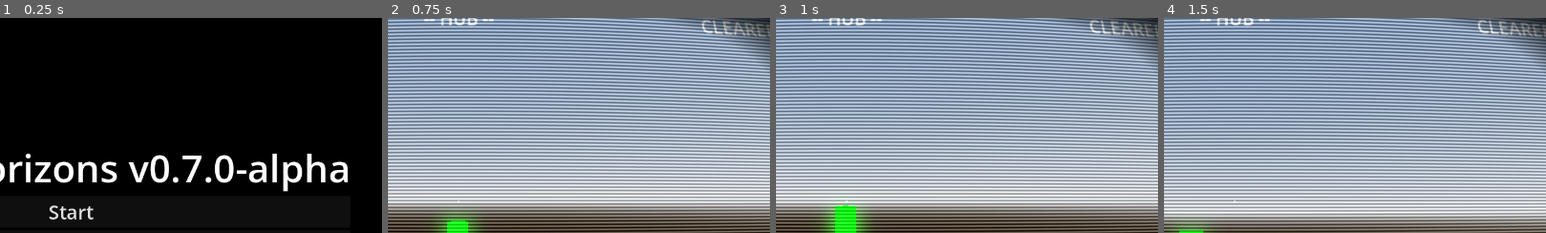
Above: before the commit, frames 1-4 (left to right).
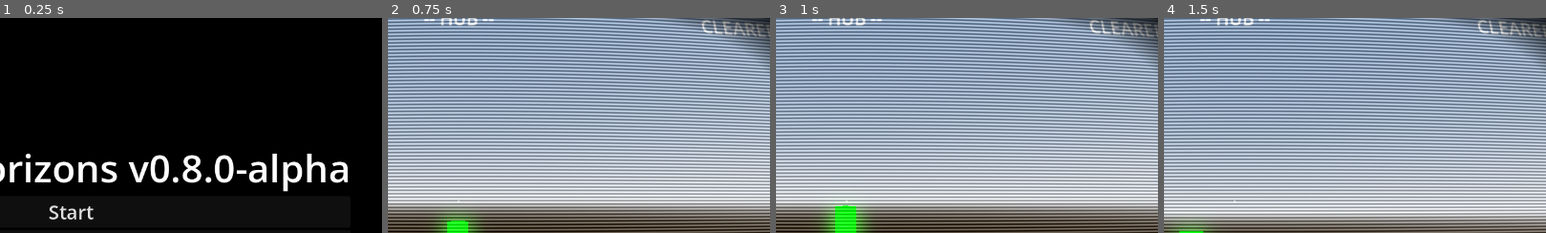
Above: after the commit, the same moments.

Repository: EnderiousGaming/R0-0TRoguelike
Game: Godot game, scene res://scenes/main_menu.tscn
The game is run twice, just before and just after one commit, with the same random seed, the same clock (stepped at 60 frames per second) and the same inputs.
Inputs (mouse positions are % of the whole screen's width and height, from its top left):
- Up to frame 1 (0.25 s): no input
- Up to frame 2 (0.75 s): click "Start" at 0.5 s
- Up to frame 3 (1 s): no input
- Up to frame 4 (1.5 s): tap Enter (ui_accept) at 1.25 s; move the mouse to (55, 50) at 1.27 s; press the mouse at (55, 50) at 1.28 s; hold Up (ui_up) from 1.28 s (still down)
The pictures show only the part of the screen within x 41-91%, y 7-57%; the shares and areas given below are measured in that part.

The runs differ from the first frame. In frame 1, 0.4% of the frame differs, in the area x 47-53%, y 63-77%; in frame 2, nothing differs; in frame 3, nothing differs; in frame 4, nothing differs.

Commit message:
Added damage indicators

Diff:
--- /dev/null
+++ b/scenes/damage_number.tscn
@@ -0,0 +1,10 @@
+[gd_scene format=3 uid="uid://bq6l7d7sl3wk6"]
+
+[ext_resource type="Script" uid="uid://l07d0ve7qnoc" path="res://scripts/damage_number.gd" id="1_aie4f"]
+
+[node name="DamageNumber" type="Label3D" unique_id=966419938]
+billboard = 1
+no_depth_test = true
+modulate = Color(1, 1, 0, 1)
+text = "100"
+script = ExtResource("1_aie4f")
--- a/scenes/main_menu.tscn
+++ b/scenes/main_menu.tscn
@@ -47,7 +47,7 @@
 [node name="Label" type="Label" parent="VBoxContainer" unique_id=1014888646]
 layout_mode = 2
 theme_override_font_sizes/font_size = 64
-text = "Glitched Horizons v0.7.0-alpha"
+text = "Glitched Horizons v0.8.0-alpha"
 
 [node name="StartButton" type="Button" parent="VBoxContainer" unique_id=1886776590]
 layout_mode = 2
--- /dev/null
+++ b/scripts/damage_number.gd
@@ -0,0 +1,11 @@
+extends Label3D
+
+func animate():
+	var tween = create_tween()
+
+	# Use global_position here so it animates from wherever the enemy spawned it
+	tween.tween_property(self, "global_position", global_position + Vector3(0, 2, 0), 0.5)
+
+	tween.parallel().tween_property(self, "modulate:a", 0.0, 0.5)
+
+	tween.tween_callback(queue_free)
--- a/scripts/enemy.gd
+++ b/scripts/enemy.gd
@@ -1,4 +1,6 @@
 extends CharacterBody3D
+
+const DAMAGE_NUMBER = preload("res://scenes/damage_number.tscn")
 
 var health = 3
 const speed = 3.0
@@ -51,6 +53,16 @@
 	health -= amount
 	print("Enemy hit! Health remaining: ", health)
 
+	# --- SPAWN DAMAGE NUMBER ---
+	var dmg_text = DAMAGE_NUMBER.instantiate()
+	get_parent().add_child(dmg_text)
+	dmg_text.global_position = global_position + Vector3(0, 1.5, 0)
+	dmg_text.text = str(amount)
+
+	# NEW: Tell it to start floating NOW, after it has been teleported!
+	dmg_text.animate()
+	# ---------------------------
+
 	velocity = -velocity * 2
 
 	if health <= 0:
Not shown, added: scripts/damage_number.gd.uid
